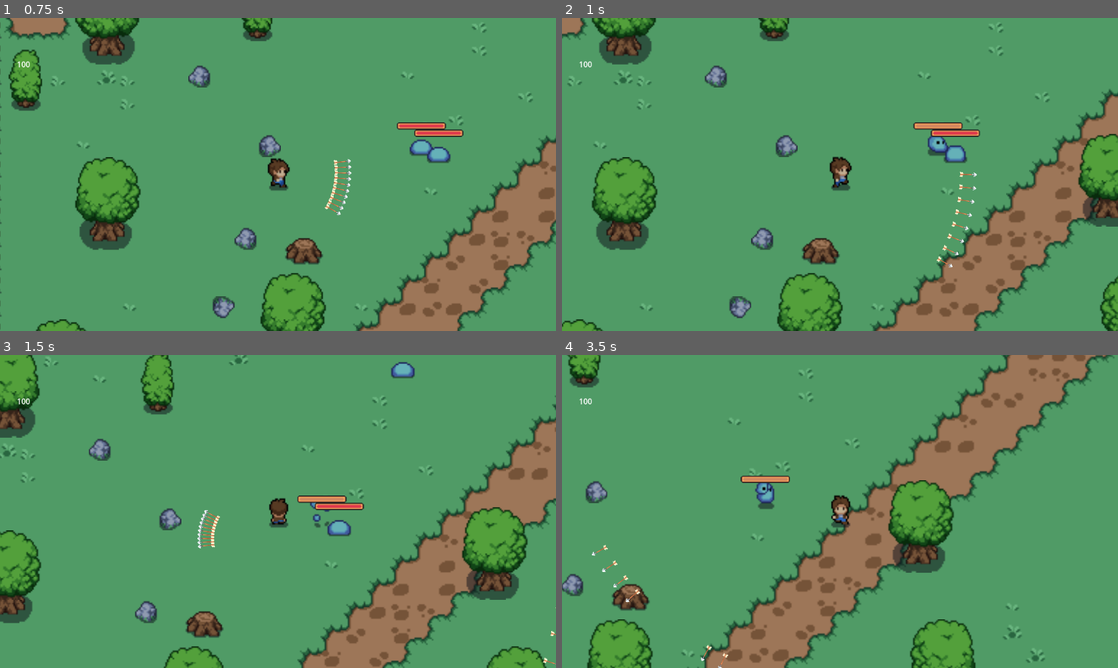
Above: before the commit, frames 1-4 (two rows, left to right).
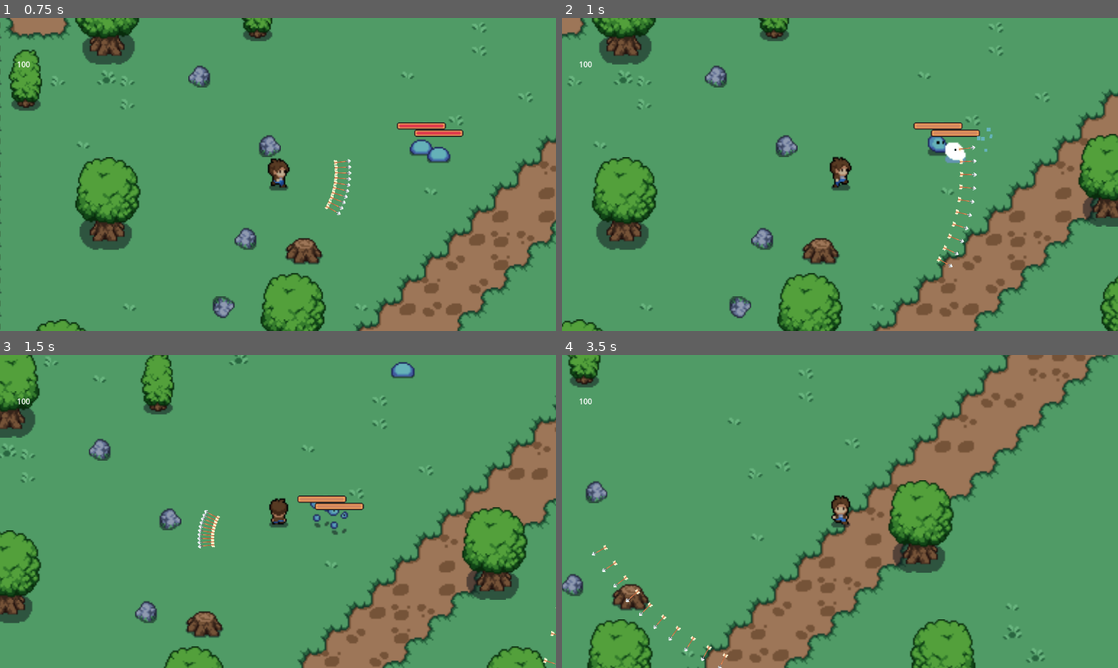
Above: after the commit, the same moments.

Repository: IgorMianowany/Manual-Vampire-Survivors
Game: Godot game, scene res://level_01.tscn
The game is run twice, just before and just after one commit, with the same random seed, the same clock (stepped at 60 frames per second) and the same inputs.
Inputs (mouse positions are in pixels of both pictures, inside the frame that each line leads up to):
- Up to frame 1 (0.75 s): move the mouse to (400, 158) at 0.52 s; press the mouse at (400, 158) at 0.53 s; hold D (move_right) from 0.53 s (still down)
- Up to frame 2 (1 s): keep holding D (move_right)
- Up to frame 3 (1.5 s): move the mouse to (166, 527) at 1.27 s; release D (move_right) at 1.28 s; release the mouse at (166, 527) at 1.28 s; hold W (move_down) from 1.28 s (still down); click (166, 527) at 1.35 s
- Up to frame 4 (3.5 s): move the mouse to (895, 442) at 2.02 s; release W (move_down) at 2.03 s; press the mouse at (895, 442) at 2.03 s; hold D (move_right) 2.03-2.78 s; move the mouse to (812, 574) at 2.77 s; release the mouse at (812, 574) at 2.78 s; hold S (move_up) from 2.78 s (still down); click (812, 574) at 2.85 s

Frame 1 is identical in both runs. In frame 2, 0.4% of the frame differs, in the area x 66-78%, y 35-47%; in frame 3, 0.3%; in frame 4, 0.6%, in the area x 13-41%, y 38-95%.

Commit message:
fixed stat assignment bug for projectiles

Diff:
--- a/arrow.gd
+++ b/arrow.gd
@@ -3,8 +3,8 @@
 
 @export var speed := 300
 @export var lifetime := 3
-@export var damage := 1
-@export var pierce : int = 0
+var damage : float
+var pierce : int
 var direction := Vector2.ZERO
 
 
--- a/arrow.tscn
+++ b/arrow.tscn
@@ -12,7 +12,6 @@
 
 [node name="Arrow" type="Node2D"]
 script = ExtResource("1_f2b4n")
-pierce = 3
 
 [node name="Sprite2D" type="Sprite2D" parent="."]
 z_index = 10
--- a/player.tscn
+++ b/player.tscn
@@ -328,7 +328,6 @@
 collision_mask = 0
 monitoring = false
 script = ExtResource("50_rxefe")
-damage = 3.5
 
 [node name="CollisionShape2D" type="CollisionShape2D" parent="AttackRangePointer/PlayerHitbox"]
 position = Vector2(0, 11)
@@ -347,6 +346,7 @@
 [node name="Weapon" type="Node2D" parent="."]
 script = ExtResource("53_b61je")
 damage = 5.0
+pierce = 3
 projectiles = 10
 
 [node name="Bow" type="Node2D" parent="Weapon"]
--- a/scripts/bow.gd
+++ b/scripts/bow.gd
@@ -22,7 +22,6 @@
 		projectile.position = position + direction * 15
 		projectile.direction = new_direction
 		projectile.damage = damage
-		print(pierce)
 		projectile.pierce = pierce
 		add_child(projectile)
 	await(get_tree().create_timer(attack_speed).timeout)
--- a/scripts/hitbox.gd
+++ b/scripts/hitbox.gd
@@ -1,7 +1,7 @@
 class_name Hitbox
 extends Area2D
 
-@export var damage : float = 10
+var damage : float = 10
 var knockback_power : float = 1
 var hits : int = 0
 var max_hits : int = 1
